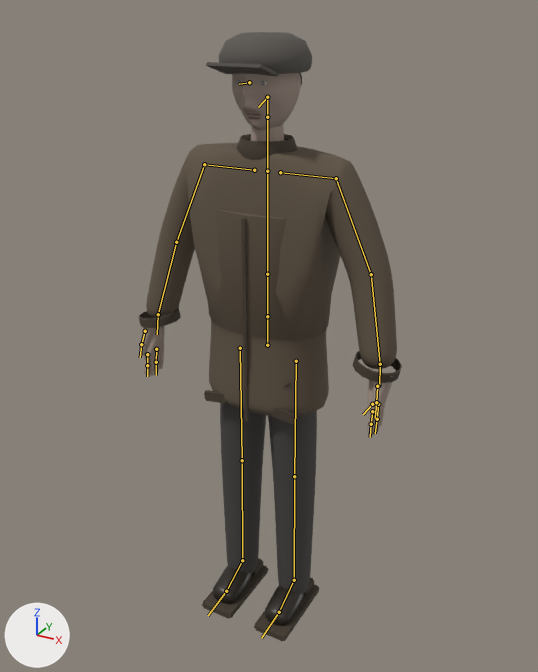
One commit to the glTF model models/city/people/resident_old_m.glb: the scene before it, then after it.
Rendered twice from a camera (50 mm lens) standing at (0.928, -1.681, 1.76) and looking at (0.011, -0.013, 0.927). Lighting does not change. The marker at lower left points along +X, +Y and +Z. The picture after the commit comes second. The bones that change, and the others that lie on the model, are drawn over the model as lines.

The first picture shows 'human_noir'.
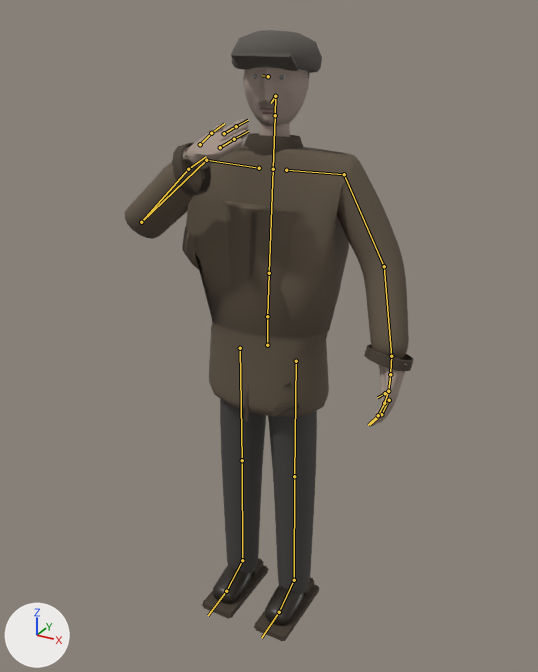
The newer file adds an action. The first version stands in its rest pose; the second is drawn at frame 6 of the action 'hand_recoil'.

The change, as a diff of the scene's bpy script:
```diff
--- a/models/city/people/resident_old_m.glb.py
+++ b/models/city/people/resident_old_m.glb.py
@@ bone_spine @@
 bone_spine = bpy.data.objects['human_rig'].pose.bones['spine']  # child of 'pelvis'
-bone_spine.rotation_quaternion = (1.0, 0.0, 0.0, 0.0)  # degrees (0, 0, 0)
+bone_spine.rotation_quaternion = (0.997, -0.048, 0.066, 0.003)  # degrees (-6, 8, 0)
@@ bone_head @@
 bone_head = bpy.data.objects['human_rig'].pose.bones['head']  # child of 'neck'
-bone_head.rotation_quaternion = (1.0, 0.0, 0.0, 0.0)  # degrees (0, 0, 0)
+bone_head.rotation_quaternion = (0.998, -0.023, 0.057, 0.001)  # degrees (-3, 6, 0)
@@ bone_upper_arm_l @@
 bone_upper_arm_l = bpy.data.objects['human_rig'].pose.bones['upper_arm.L']  # child of 'shoulder.L'
-bone_upper_arm_l.rotation_quaternion = (1.0, 0.0, 0.0, 0.0)  # degrees (0, 0, 0)
+bone_upper_arm_l.rotation_quaternion = (0.999, 0.0, 0.0, -0.044)  # degrees (0, 0, -5)
@@ bone_forearm_l @@
 bone_forearm_l = bpy.data.objects['human_rig'].pose.bones['forearm.L']  # child of 'upper_arm.L'
-bone_forearm_l.rotation_quaternion = (1.0, 0.0, 0.0, 0.0)  # degrees (0, 0, 0)
+bone_forearm_l.rotation_quaternion = (0.996, -0.087, 0.0, 0.0)  # degrees (-10, 0, 0)
@@ bone_fingers_1_l @@
 bone_fingers_1_l = bpy.data.objects['human_rig'].pose.bones['fingers_1.L']  # child of 'hand.L'
-bone_fingers_1_l.rotation_quaternion = (1.0, 0.0, 0.0, 0.0)  # degrees (0, 0, 0)
+bone_fingers_1_l.rotation_quaternion = (0.986, 0.0, 0.0, 0.169)  # degrees (0, 0, 20)
@@ bone_fingers_2_l @@
 bone_fingers_2_l = bpy.data.objects['human_rig'].pose.bones['fingers_2.L']  # child of 'fingers_1.L'
-bone_fingers_2_l.rotation_quaternion = (1.0, 0.0, 0.0, 0.0)  # degrees (0, 0, 0)
+bone_fingers_2_l.rotation_quaternion = (0.982, 0.0, 0.0, 0.191)  # degrees (0, 0, 22)
@@ bone_index_1_l @@
 bone_index_1_l = bpy.data.objects['human_rig'].pose.bones['index_1.L']  # child of 'hand.L'
-bone_index_1_l.rotation_quaternion = (1.0, 0.0, 0.0, 0.0)  # degrees (0, 0, 0)
+bone_index_1_l.rotation_quaternion = (0.987, 0.0, 0.0, 0.163)  # degrees (0, 0, 19)
@@ bone_index_2_l @@
 bone_index_2_l = bpy.data.objects['human_rig'].pose.bones['index_2.L']  # child of 'index_1.L'
-bone_index_2_l.rotation_quaternion = (1.0, 0.0, 0.0, 0.0)  # degrees (0, 0, 0)
+bone_index_2_l.rotation_quaternion = (0.983, 0.0, 0.0, 0.184)  # degrees (0, 0, 21)
@@ bone_thumb_2_l @@
 bone_thumb_2_l = bpy.data.objects['human_rig'].pose.bones['thumb_2.L']  # child of 'thumb_1.L'
-bone_thumb_2_l.rotation_quaternion = (1.0, 0.0, 0.0, 0.0)  # degrees (0, 0, 0)
+bone_thumb_2_l.rotation_quaternion = (0.997, 0.0, 0.0, 0.072)  # degrees (0, 0, 8)
@@ bone_shoulder_r @@
 bone_shoulder_r = bpy.data.objects['human_rig'].pose.bones['shoulder.R']  # child of 'spine2'
-bone_shoulder_r.rotation_quaternion = (1.0, 0.0, 0.0, 0.0)  # degrees (0, 0, 0)
+bone_shoulder_r.rotation_quaternion = (0.999, 0.034, 0.0, 0.0)  # degrees (4, 0, 0)
@@ bone_upper_arm_r @@
 bone_upper_arm_r = bpy.data.objects['human_rig'].pose.bones['upper_arm.R']  # child of 'shoulder.R'
-bone_upper_arm_r.rotation_quaternion = (1.0, 0.0, 0.0, 0.0)  # degrees (0, 0, 0)
+bone_upper_arm_r.rotation_quaternion = (0.92, -0.318, -0.074, 0.215)  # degrees (-38, 0, 26)
@@ bone_forearm_r @@
 bone_forearm_r = bpy.data.objects['human_rig'].pose.bones['forearm.R']  # child of 'upper_arm.R'
-bone_forearm_r.rotation_quaternion = (1.0, 0.0, 0.0, 0.0)  # degrees (0, 0, 0)
+bone_forearm_r.rotation_quaternion = (0.589, -0.808, 0.0, 0.0)  # degrees (-108, 0, 0)
```

Pixel boxes [x1, y1, x2, y2] of what changed, in the pictures (538 x 672 px):
'human_noir', posed (9% wider): before [138, 32, 402, 641]; after [125, 30, 414, 641]
bone 'spine', root to tip: before (267, 316) to (267, 274); after (267, 316) to (269, 273)
bone 'head', root to tip: before (267, 117) to (267, 97); after (275, 115) to (275, 96)
bone 'upper_arm.L', root to tip: before (336, 178) to (371, 274); after (344, 174) to (384, 266)
bone 'forearm.L', root to tip: before (371, 274) to (380, 364); after (384, 266) to (391, 356)
bone 'fingers_1.L', root to tip: before (378, 404) to (377, 419); after (389, 400) to (381, 414)
bone 'fingers_2.L', root to tip: before (377, 419) to (375, 433); after (381, 414) to (369, 425)
bone 'index_1.L', root to tip: before (372, 411) to (371, 424); after (384, 403) to (378, 415)
bone 'index_2.L', root to tip: before (371, 424) to (370, 437); after (378, 415) to (368, 425)
bone 'thumb_2.L', root to tip: before (376, 402) to (375, 418); after (388, 391) to (383, 407)
bone 'shoulder.R', root to tip: before (254, 170) to (204, 164); after (259, 168) to (206, 160)
bone 'upper_arm.R', root to tip: before (204, 164) to (176, 242); after (206, 160) to (141, 222)
bone 'forearm.R', root to tip: before (176, 242) to (158, 314); after (141, 222) to (188, 169)
